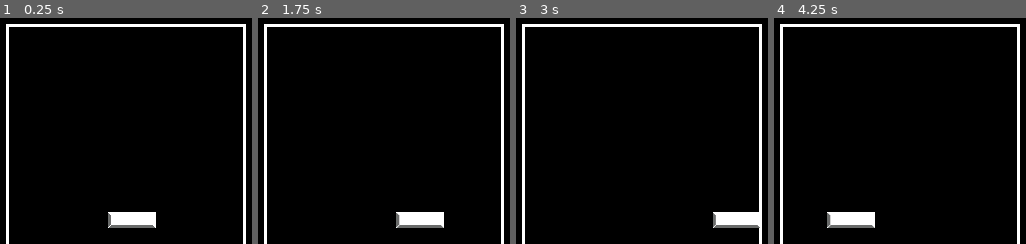
Above: before the commit, frames 1-4 (left to right).
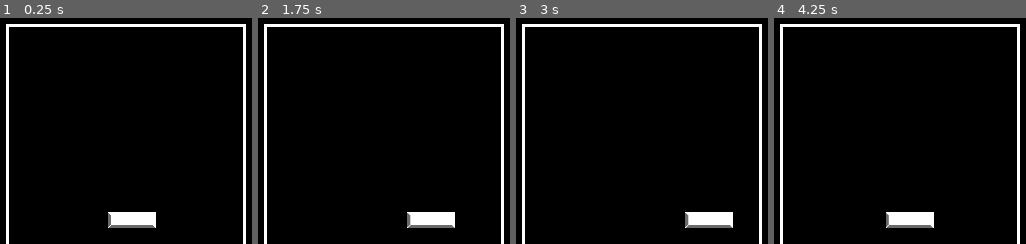
Above: after the commit, the same moments.

Repository: AlphaRed/20GamesChallenge
Game: Godot game, scene res://world.tscn
Two runs of this game, one before a commit and one after it. Both use one fixed random seed, a clock stepped at 60 frames per second and the inputs below.
Inputs:
- Up to frame 1 (0.25 s): no input
- Up to frame 2 (1.75 s): tap Enter at 0.5 s; hold D (move_right) 0.53-1.28 s; hold A (move_left) from 1.28 s (still down)
- Up to frame 3 (3 s): release A (move_left) at 2.03 s; hold D (move_right) from 2.03 s (still down)
- Up to frame 4 (4.25 s): tap Space at 3.5 s; release D (move_right) at 3.53 s; hold A (move_left) from 3.53 s (still down)

The runs differ from the first frame. In frame 2, 0.7% of the frame differs, in the area x 54-79%, y 85-93%; in frame 3, 1.6%; in frame 4, 2.7%, in the area x 21-64%, y 85-93%.

Commit message:
Added max velocity to paddle

Diff:
--- a/Game2/paddle.gd
+++ b/Game2/paddle.gd
@@ -1,4 +1,6 @@
 extends CharacterBody2D
+
+const MAX_VEL = 150
 
 func _ready():
 	pass # Replace with function body.
@@ -10,4 +12,8 @@
 		velocity.x += 10
 
 func _physics_process(_delta):
+	if velocity.x > MAX_VEL:
+		velocity.x = MAX_VEL
+	if velocity.x < -MAX_VEL:
+		velocity.x = -MAX_VEL
 	move_and_slide()
Binary file changed: Game2/sprites/paddle.jpeg
